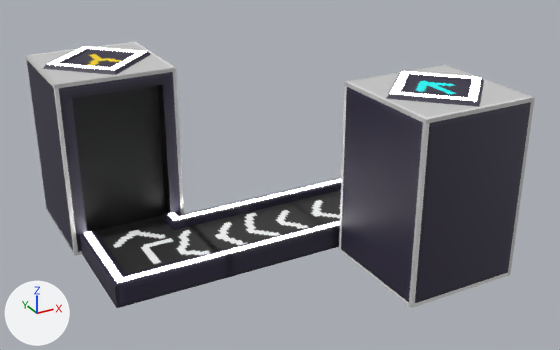
An edit to the Blender file resources/belt.blend, drawn before and after from the same camera.
Before and after are seen from a 50 mm lens placed at (-2.75, -5.36, 2.76), pointed at (0.13, -0.13, 0.15). Lighting does not change. The marker at lower left points along +X, +Y and +Z.

Names of what the first picture shows: 'beltCCW', 'beltCW', 'beltStraight', 'input', 'output'.
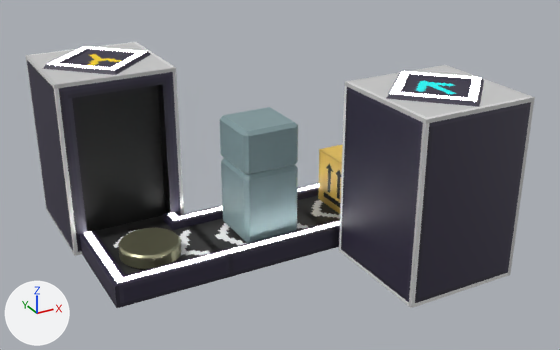
Boxes (x1, y1, x2, y2) around the edits, measured in the pictures (560 x 350 px):
'fridge', added
    after: (220, 107, 298, 243)
'magnet', added
    after: (118, 228, 181, 269)
'box', added (yellow)
    after: (318, 144, 343, 214)

Diff of the bpy script that builds the scene:
```diff
--- a/resources/belt.blend.py
+++ b/resources/belt.blend.py
@@ img_thissideup_png @@
+img_thissideup_png = load_image('thissideup.png', 'thissideup.png', 64, 64, 'sRGB')
@@ mat_material_009 @@
+mat_material_009 = principled_material('Material.009')
+mat_material_009.base_color = (0.383, 0.378, 0.239)  # beige #a6a586
+mat_material_009.metallic = 0.8
+mat_material_009.roughness = 0.3
@@ mat_material_005 @@
+mat_material_005 = principled_material('Material.005')
+mat_material_005.base_color = (0.223, 0.325, 0.343)  # cyan #829a9e
@@ mat_material_007 @@
+mat_material_007 = principled_material('Material.007')
+mat_material_007.base_color = (0.8, 0.8, 0.8)  # white #e7e7e7
+mat_material_007.metallic = 0.9
@@ mat_material_003 @@
+mat_material_003 = principled_material('Material.003')
+mat_material_003.texture = img_thissideup_png
@@ me_cylinder @@
+me_cylinder.from_pydata(...)  # 128 vertices, 98 faces; spans x -0.25..0.25, y -0.25..0.25, z -0.375..-0.25
+me_cylinder.materials.append(mat_material_009)  # beige #a6a586
@@ me_cube_007 @@
+me_cube_007.from_pydata(...)  # 638 vertices, 613 faces; spans x -0.25..0.25, y -0.25..0.307, z -0.375..0.625
+# faces by material slot: [137, 476]
+me_cube_007.materials.append(mat_material_005)  # cyan #829a9e
+me_cube_007.materials.append(mat_material_007)  # white #e7e7e7
@@ me_cube_004 @@
+me_cube_004.from_pydata(...)  # a box spanning x -0.25..0.25, y -0.25..0.25, z -0.375..0.125
+me_cube_004.materials.append(mat_material_003)  # picture img_thissideup_png
@@ ob_magnet @@
+ob_magnet = bpy.data.objects.new('magnet', me_cylinder)
+ob_magnet.location = (-1.0, 0.0, 0.0)
@@ ob_fridge @@
+ob_fridge = bpy.data.objects.new('fridge', me_cube_007)
+ob_fridge.location = (0.0, 0.0, 0.0)
@@ ob_box @@
+ob_box = bpy.data.objects.new('box', me_cube_004)
+ob_box.location = (1.0, 0.0, 0.0)
```
